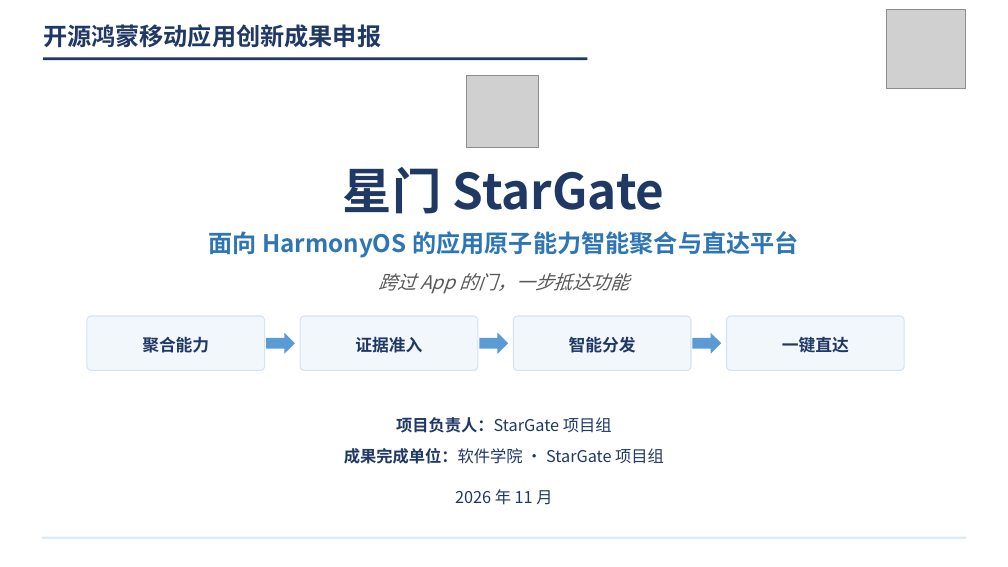
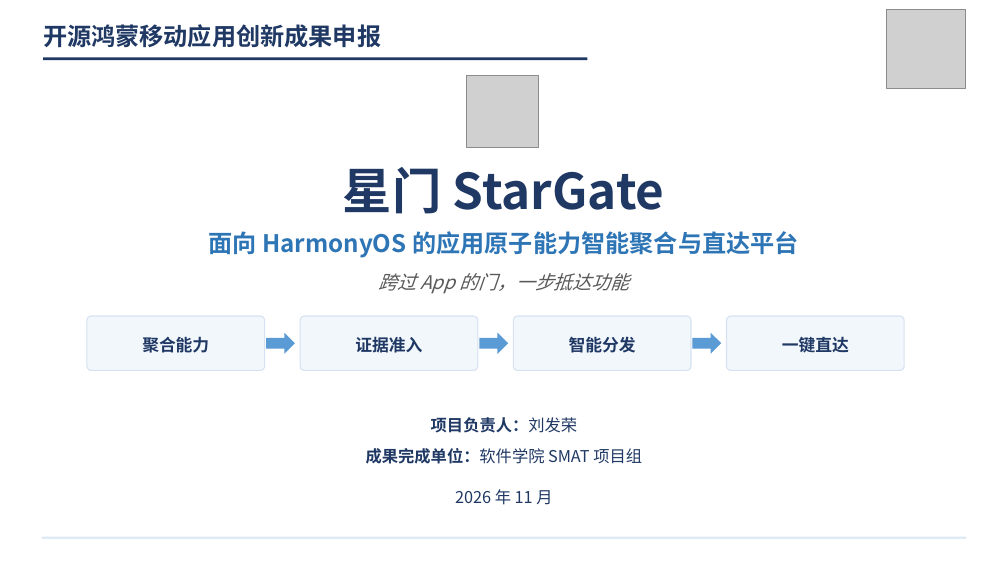
Before and after one commit to growvv/stargate, a slide deck: slide 1 of submission/StarGate_答辩PPT.pptx. Drawn at 1008x567 pixels with LibreOffice and Linux fonts; fonts in the diff are those of the drawing; grey boxes stand for pictures. Boxes give left, top, right and bottom in pixels: in the first picture for what was removed or moved away, otherwise in the second. Text is boxed around its words. In the diff, an @@ line names an element or a change of style, - is before the commit and + after.

```diff
--- a/submission/StarGate_答辩PPT.pptx
+++ b/submission/StarGate_答辩PPT.pptx
@@ text at (431, 417, 577, 433): text changed; bold on @@
-项目负责人：StarGate 项目组
+项目负责人：刘发荣
@@ text at (366, 448, 642, 464): text changed @@
-成果完成单位：软件学院 · StarGate 项目组
+成果完成单位：软件学院 SMAT 项目组
```
Also in this commit, not shown: 3 other slides changed, 2 slides removed, 18 other files.
